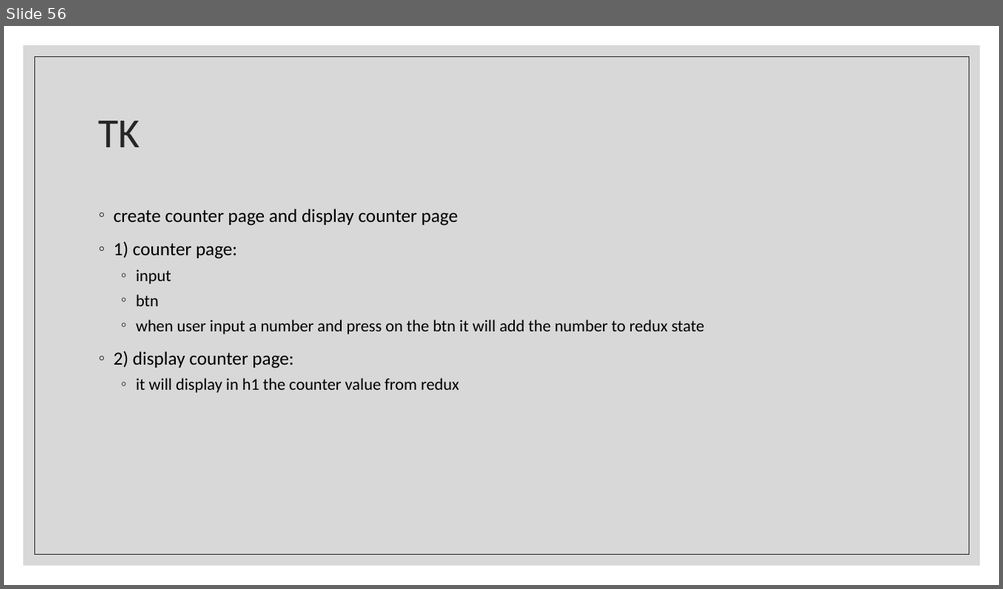
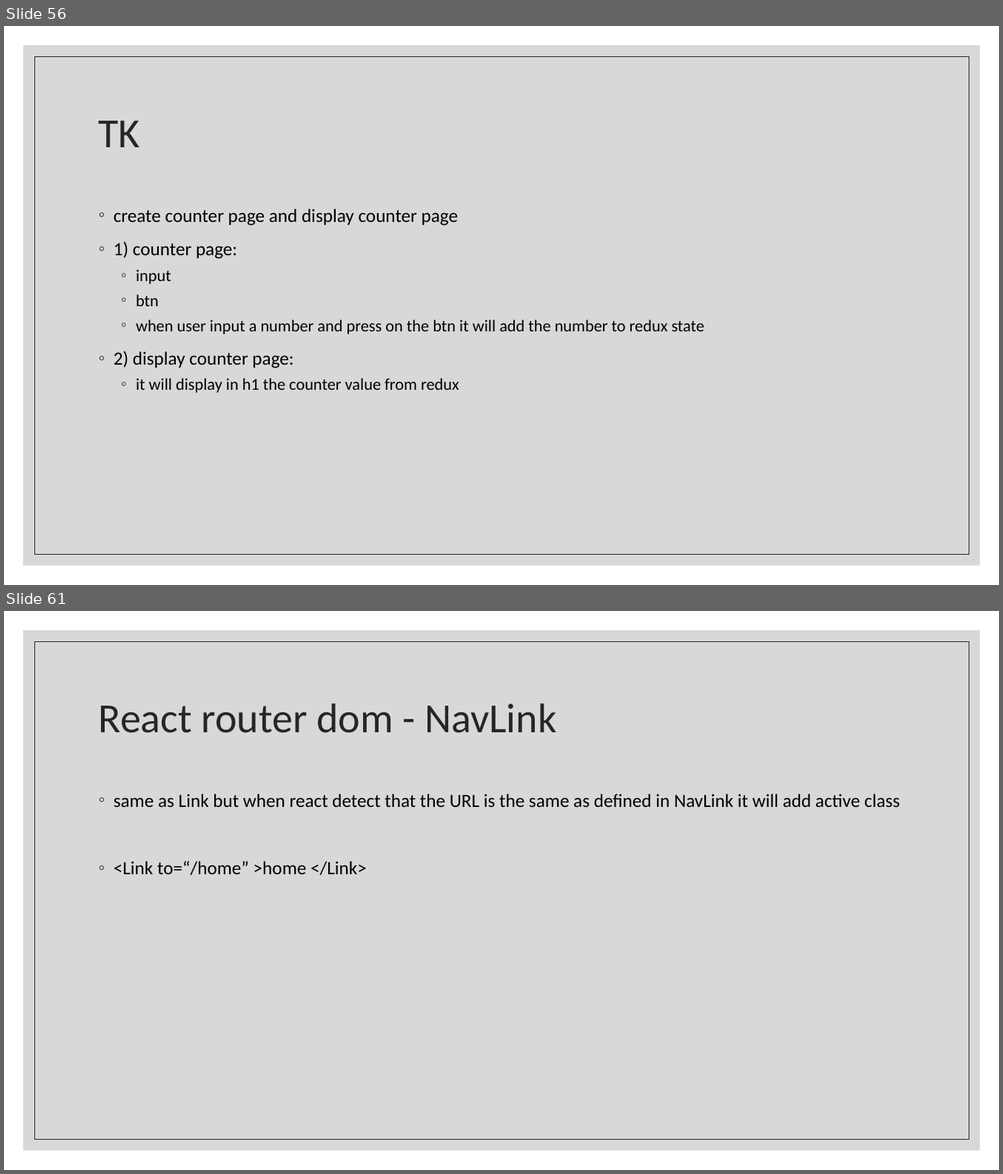
Before and after one commit to Rlss91/ht_W011121MR_morning_first-project, a slide deck: docs/React.pptx. Shown one above the other, each under a label of ours: slide 56 before the commit, slides 56 and 61 after it; the slides between them are not shown. The pictures are 1003x589 and 1003x1174 pixels, drawn with LibreOffice and Linux fonts; fonts in the diff are those of the drawing. Boxes give left, top, right and bottom in pixels: in the first picture for what was removed or moved away, otherwise in the second. Text is boxed around its words. In the diff, an @@ line names an element or a change of style, - is before the commit and + after.

```diff
--- a/docs/React.pptx
+++ b/docs/React.pptx
@@ slide 61 added at (x1=4, y1=611, x2=999, y2=1170), background #FFFFFF; not listed: 2 template elements that a slide beside it also shows @@
@@ title added at (x1=99, y1=703, x2=556, y2=733), 40 pt, text #262626 @@
+React router dom - NavLink
@@ text added at (x1=114, y1=794, x2=899, y2=875), 18 pt, text #000000 @@
+◦ same as Link but when react detect that the URL is the same as defined in NavLink it will add active class
+◦ <Link to=“/home” >home </Link>
```
Also in this commit, not shown: 4 other slides added, 9 other files.
